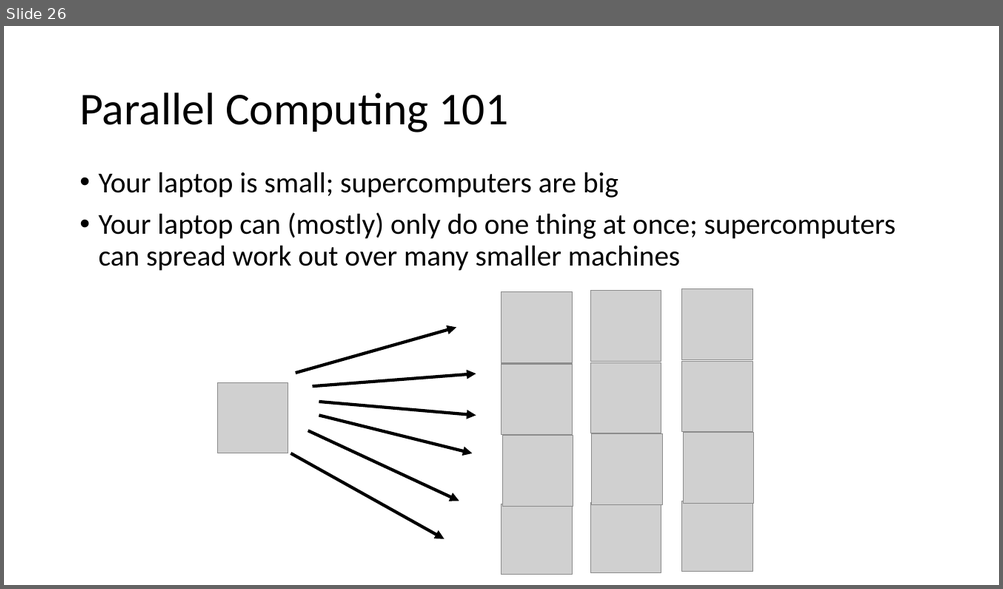
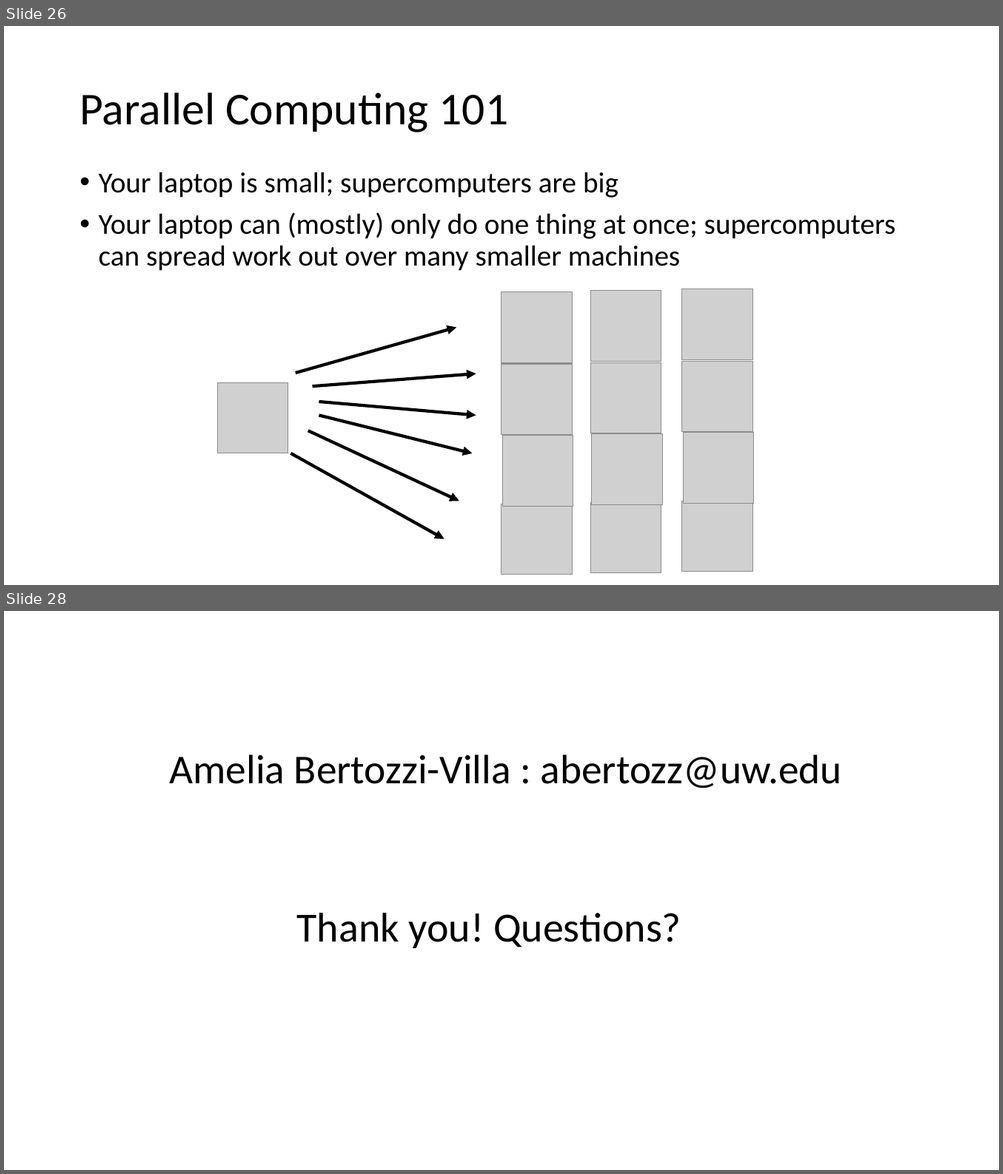
Before and after one commit to wynhsu/intro_to_r, a slide deck: class_3_4.pptx. Shown one above the other, each under a label of ours: slide 26 before the commit, slides 26 and 28 after it; the slides between them are not shown. The pictures are 1003x589 and 1003x1174 pixels, drawn with LibreOffice and Linux fonts; fonts in the diff are those of the drawing; grey boxes stand for pictures. Boxes give left, top, right and bottom in pixels: in the first picture for what was removed or moved away, otherwise in the second. Text is boxed around its words. In the diff, an @@ line names an element or a change of style, - is before the commit and + after.

```diff
--- a/class_3_4.pptx
+++ b/class_3_4.pptx
@@ slide 28 added at [4, 611, 999, 1170], background #FFFFFF @@
@@ title added at [170, 755, 842, 789], 39.6 pt, text #000000 @@
+Amelia Bertozzi-Villa : abertozz@uw.edu
@@ text added at [297, 913, 681, 948], 40 pt, text #000000 @@
+Thank you! Questions?
```
Also in this commit, not shown: 3 slides changed, 1 other file.
